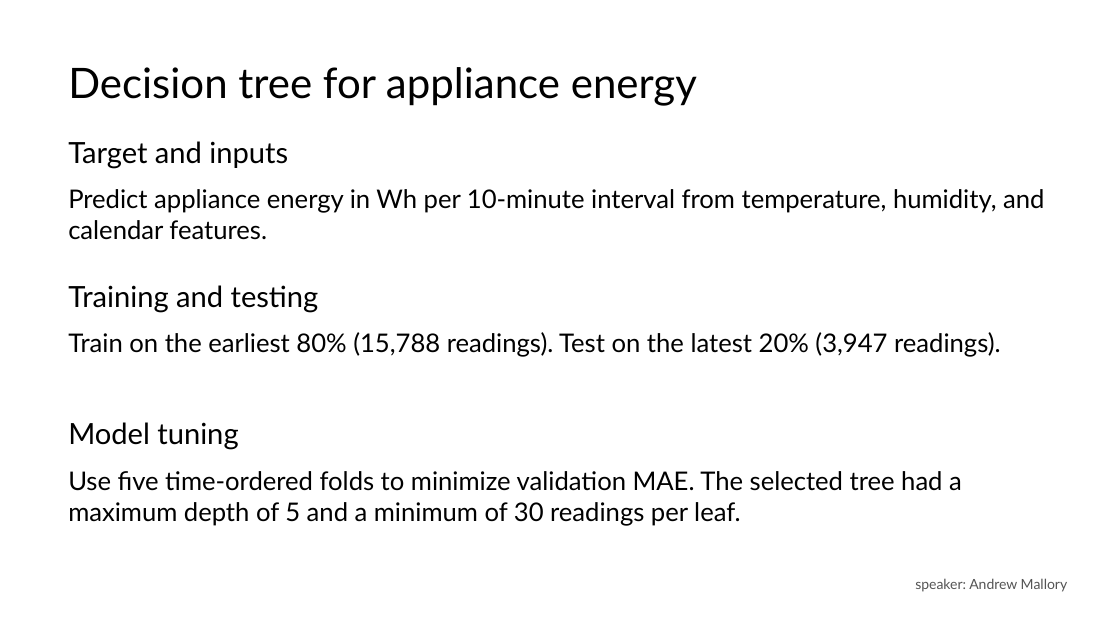
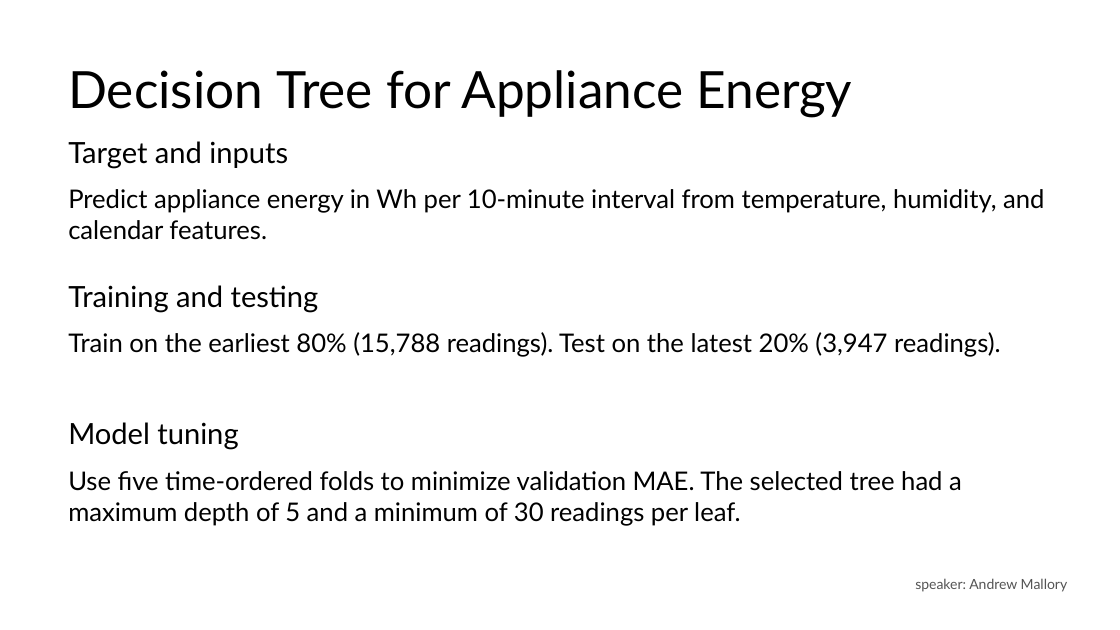
Before and after one commit to va2324/CSC3730-Group3, a slide deck: slide 13 of shared_report_&_presentation/group_presentation.pptx (slide 9 before the commit). Drawn at 1120x630 pixels with LibreOffice and Linux fonts; fonts in the diff are those of the drawing. Boxes give left, top, right and bottom in pixels: in the first picture for what was removed or moved away, otherwise in the second. Text is boxed around its words. In the diff, an @@ line names an element or a change of style, - is before the commit and + after.

```diff
--- a/shared_report_&_presentation/group_presentation.pptx
+++ b/shared_report_&_presentation/group_presentation.pptx
@@ text at (68,70,853,118): text changed; size 36 to 44 pt @@
-Decision tree for appliance energy
+Decision Tree for Appliance Energy
```
Also in this commit, not shown: 7 other slides changed, 17 slides added, 1 slide removed.
